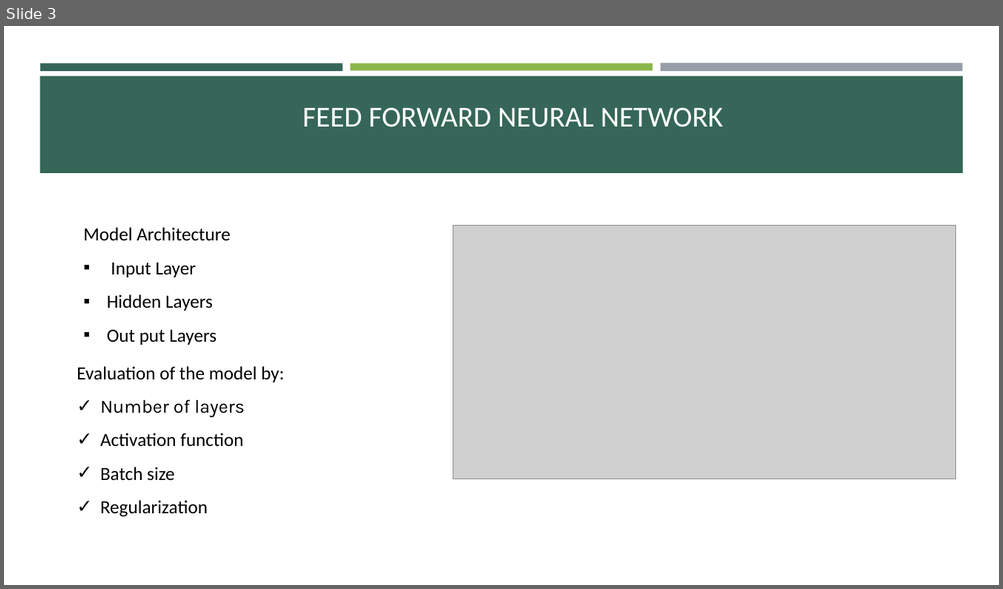
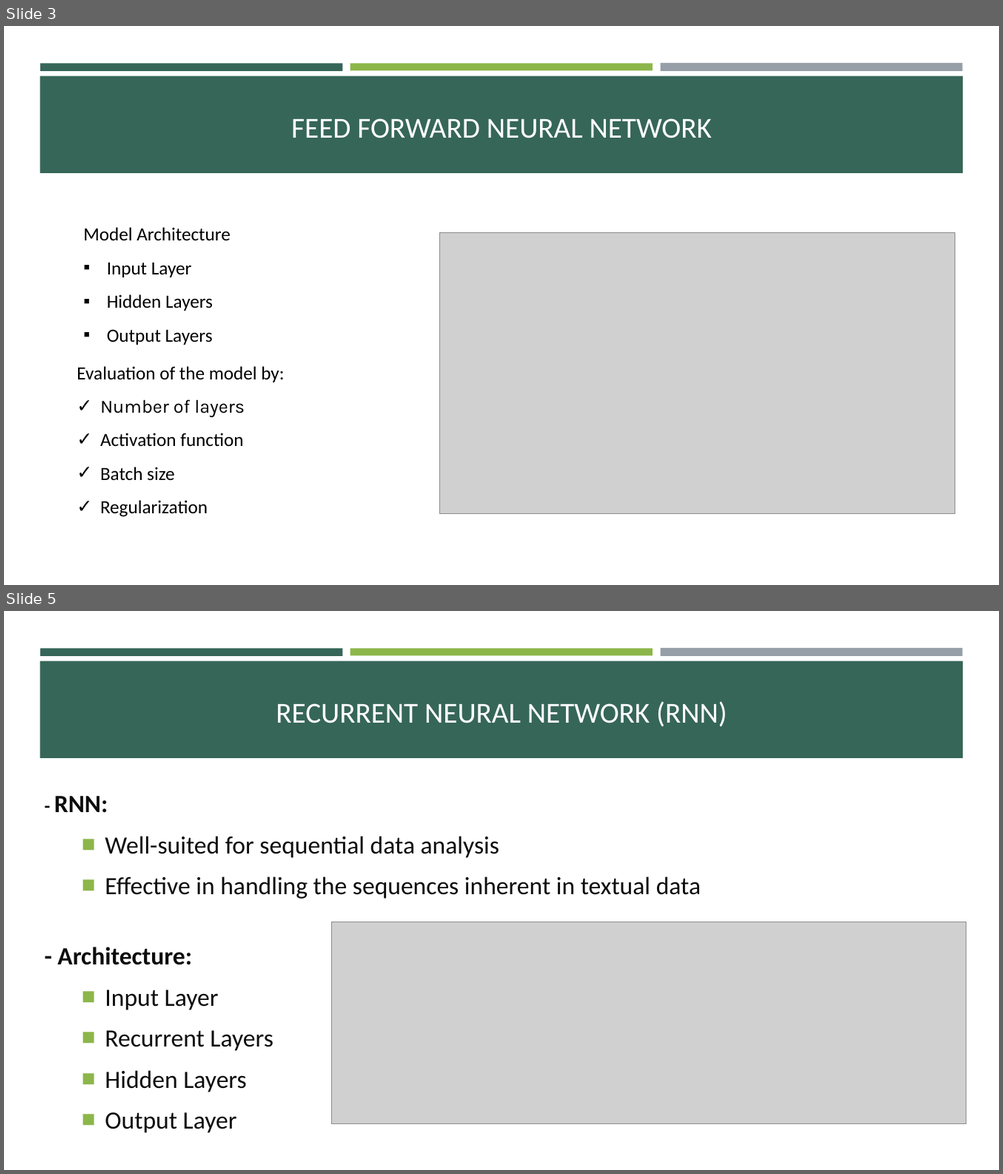
Before and after one commit to mrshokri/DAT-550, a slide deck: Presentation.pptx. Shown one above the other, each under a label of ours: slide 3 before the commit, slides 3 and 5 after it; the slides between them are not shown. The pictures are 1003x589 and 1003x1174 pixels, drawn with LibreOffice and Linux fonts; fonts in the diff are those of the drawing; grey boxes stand for pictures. Boxes give left, top, right and bottom in pixels: in the first picture for what was removed or moved away, otherwise in the second. Text is boxed around its words. In the diff, an @@ line names an element or a change of style, - is before the commit and + after.

```diff
--- a/Presentation.pptx
+++ b/Presentation.pptx
@@ slide 5 added at [4,611,999,1170], background #FFFFFF; not listed: 4 template elements that a slide beside it also shows @@
@@ text added at [276,701,727,727], 28 pt, text #FFFFFF @@
+RECURRENT NEURAL NETWORK (RNN)
@@ text added at [54,796,700,1133], 24 pt, text #0D0D0D @@
+- RNN:
+  ■ Well-suited for sequential data analysis
+  ■ Effective in handling the sequences inherent in textual data
+- Architecture:
+  ■ Input Layer
+  ■ Recurrent Layers
+  ■ Hidden Layers
+  ■ Output Layer
@@ picture added at [332,922,966,1125] @@
@@ slide 3 changed as well @@
@@ title "FEED FORWARD NEURAL NETWORK": place and size @@
-title "FEED FORWARD NEURAL NETWORK" at [302,107,723,127]
+title "FEED FORWARD NEURAL NETWORK" at [291,118,711,138]
@@ picture: place and size @@
-picture at [453,226,956,480]
+picture at [440,233,956,514]
@@ text at [107,329,213,345]: spaces changed @@
-▪ Out put Layers
+▪ Output Layers
```
Also in this commit, not shown: 3 other slides changed, 3 other slides added, 4 slides removed, 1 other file.
